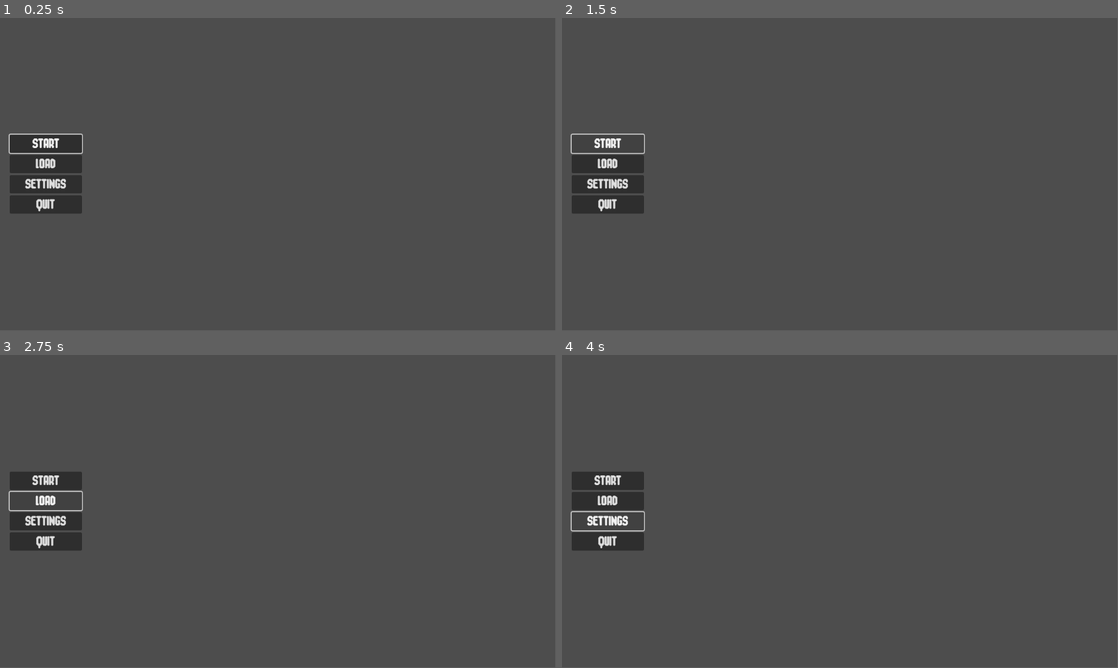
Above: before the commit, frames 1-4 (two rows, left to right).
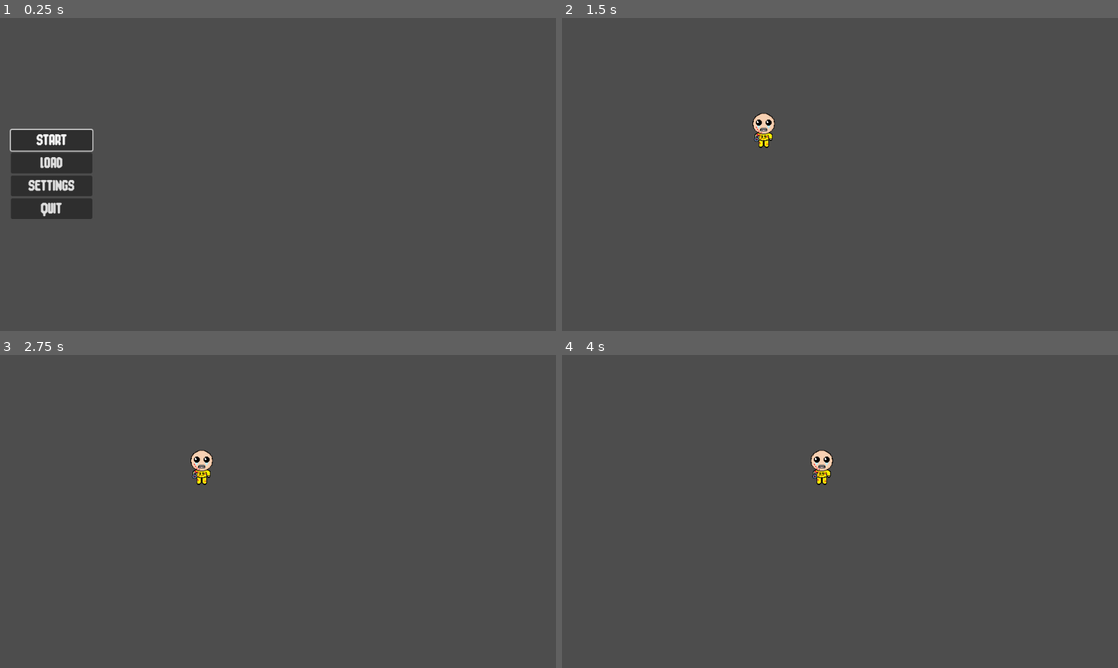
Above: after the commit, the same moments.

Repository: Andrej-Dusa/IronDystopia
Game: Godot game, scene res://Menus/MainMenu.tscn
The game is run twice, just before and just after one commit, with the same random seed, the same clock (stepped at 60 frames per second) and the same inputs.
Inputs (mouse positions are in pixels of both pictures, inside the frame that each line leads up to):
- Up to frame 1 (0.25 s): no input
- Up to frame 2 (1.5 s): click "START" at 0.5 s; click (606, 143) at 1.25 s, where only the run before the commit has a clickable "START"
- Up to frame 3 (2.75 s): click (44, 502) at 2 s, where only the run before the commit has a clickable "LOAD"
- Up to frame 4 (4 s): click (606, 520) at 2.75 s, where only the run before the commit has a clickable "SETTINGS"; hold Right (ui_right) from 3.53 s (still down)
In our replay, the window is 799x449 before the commit and 800x450 after it. These sizes can differ from the game's own. Grey fills any space a smaller window leaves; there, only what the larger window draws over its background counts as a difference.

The runs differ from the first frame. In frame 1, 2.1% of the frame differs, in the area x 1-17%, y 35-65%; in frame 2, 2.8%; in frame 3, 2.7%; in frame 4, 2.8%, in the area x 1-49%, y 30-63%.

Commit message:
Added dummy player model and basic movement

Diff:
--- /dev/null
+++ b/Characters/player.gd
@@ -0,0 +1,36 @@
+extends CharacterBody2D
+
+@export var MAX_SPEED = 300
+@export var ACCELERATION = 1500
+@export var FRICTION = 1300
+
+@onready var axis = Vector2.ZERO
+
+
+func _physics_process(delta: float) -> void:
+	_move(delta)
+
+
+func _get_input_axis() :
+	axis.x = int(Input.is_action_pressed("ui_right")) - int(Input.is_action_pressed("ui_left"))
+	axis.y = int(Input.is_action_pressed("ui_down")) - int(Input.is_action_pressed("ui_up"))
+	return axis.normalized()
+
+func _move(delta) :
+	axis = _get_input_axis()
+
+	if axis == Vector2.ZERO:
+		_apply_friction(FRICTION * delta)
+	else:
+		_apply_movement(axis * ACCELERATION * delta)
+	move_and_slide()
+
+func _apply_friction(amount) :
+	if velocity.length() > amount:
+		velocity -= velocity.normalized() * amount
+	else:
+		velocity = Vector2.ZERO
+
+func _apply_movement(acceleration) :
+	velocity += acceleration
+	velocity = velocity.limit_length(MAX_SPEED)
--- /dev/null
+++ b/Characters/player.tscn
@@ -0,0 +1,34 @@
+[gd_scene load_steps=6 format=3 uid="uid://b5e8novmva7hs"]
+
+[ext_resource type="Script" path="res://Characters/player.gd" id="1_3f66t"]
+[ext_resource type="Texture2D" uid="uid://ktbmffia2a3v" path="res://assets/testing_dummy.png" id="1_4goes"]
+
+[sub_resource type="AtlasTexture" id="AtlasTexture_vtnrr"]
+atlas = ExtResource("1_4goes")
+region = Rect2(0, 0, 64, 64)
+
+[sub_resource type="SpriteFrames" id="SpriteFrames_pl0lk"]
+animations = [{
+"frames": [{
+"duration": 1.0,
+"texture": SubResource("AtlasTexture_vtnrr")
+}],
+"loop": true,
+"name": &"default",
+"speed": 5.0
+}]
+
+[sub_resource type="CapsuleShape2D" id="CapsuleShape2D_okd0v"]
+radius = 18.0
+height = 62.0
+
+[node name="Player" type="CharacterBody2D"]
+position = Vector2(0, -31)
+script = ExtResource("1_3f66t")
+
+[node name="AnimatedSprite2D" type="AnimatedSprite2D" parent="."]
+position = Vector2(0, -1)
+sprite_frames = SubResource("SpriteFrames_pl0lk")
+
+[node name="CollisionShape2D" type="CollisionShape2D" parent="."]
+shape = SubResource("CapsuleShape2D_okd0v")
--- /dev/null
+++ b/Game/GameTest.tscn
@@ -0,0 +1,13 @@
+[gd_scene load_steps=3 format=3 uid="uid://bkf4kun2dtr4r"]
+
+[ext_resource type="Script" path="res://Game/game_test.gd" id="1_io1t5"]
+[ext_resource type="PackedScene" uid="uid://b5e8novmva7hs" path="res://Characters/player.tscn" id="1_n4ajl"]
+
+[node name="GameTest" type="Node2D"]
+script = ExtResource("1_io1t5")
+
+[node name="Player" parent="." instance=ExtResource("1_n4ajl")]
+position = Vector2(373, 207)
+
+[node name="Camera2D" type="Camera2D" parent="."]
+position = Vector2(513, 287)
--- /dev/null
+++ b/Game/game_test.gd
@@ -0,0 +1,15 @@
+extends Node2D
+
+
+# Called when the node enters the scene tree for the first time.
+func _ready() -> void:
+	pass
+
+
+# Called every frame. 'delta' is the elapsed time since the previous frame.
+func _process(delta: float) -> void:
+	if Input.is_action_just_pressed("ui_cancel") :
+		_on_exit_pressed()
+
+func _on_exit_pressed():
+	get_tree().quit()
--- a/Menus/main_menu.gd
+++ b/Menus/main_menu.gd
@@ -1,10 +1,11 @@
 extends Control
+
+@onready var start_game = preload("res://Game/GameTest.tscn") as PackedScene
 
 
 # Called when the node enters the scene tree for the first time.
 func _ready() -> void:
 	$VBoxContainer/StartButton.grab_focus()
-
 
 # Called every frame. 'delta' is the elapsed time since the previous frame.
 func _process(delta: float) -> void:
@@ -12,7 +13,7 @@
 
 
 func _on_start_button_pressed() -> void:
-	pass # Replace with function body.
+	get_tree().change_scene_to_packed(start_game)
 
 
 func _on_load_button_pressed() -> void:
--- a/project.godot
+++ b/project.godot
@@ -18,9 +18,16 @@
 
 [display]
 
+window/size/viewport_width=1024
+window/size/viewport_height=576
 window/size/mode=3
+window/stretch/mode="viewport"
 
 [editor]
 
 version_control/plugin_name="GitPlugin"
 version_control/autoload_on_startup=true
+
+[rendering]
+
+textures/canvas_textures/default_texture_filter=0
Binary file added: assets/testing_dummy.png
Not shown, added: assets/testing_dummy.png.import
